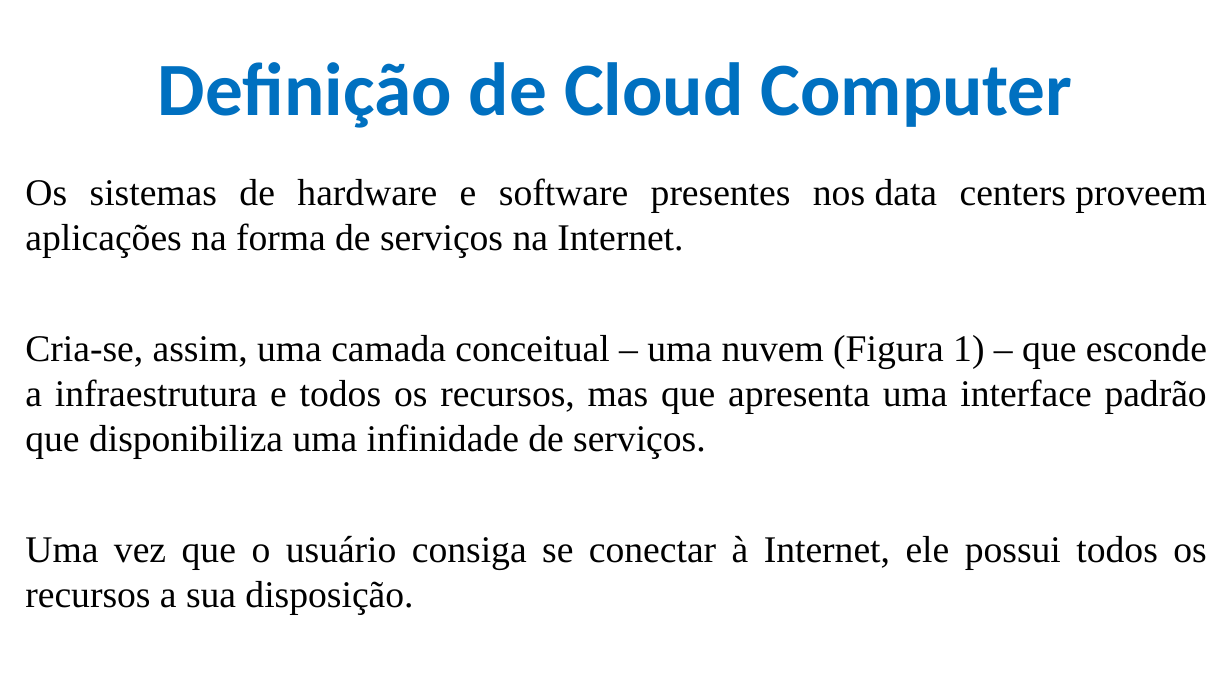
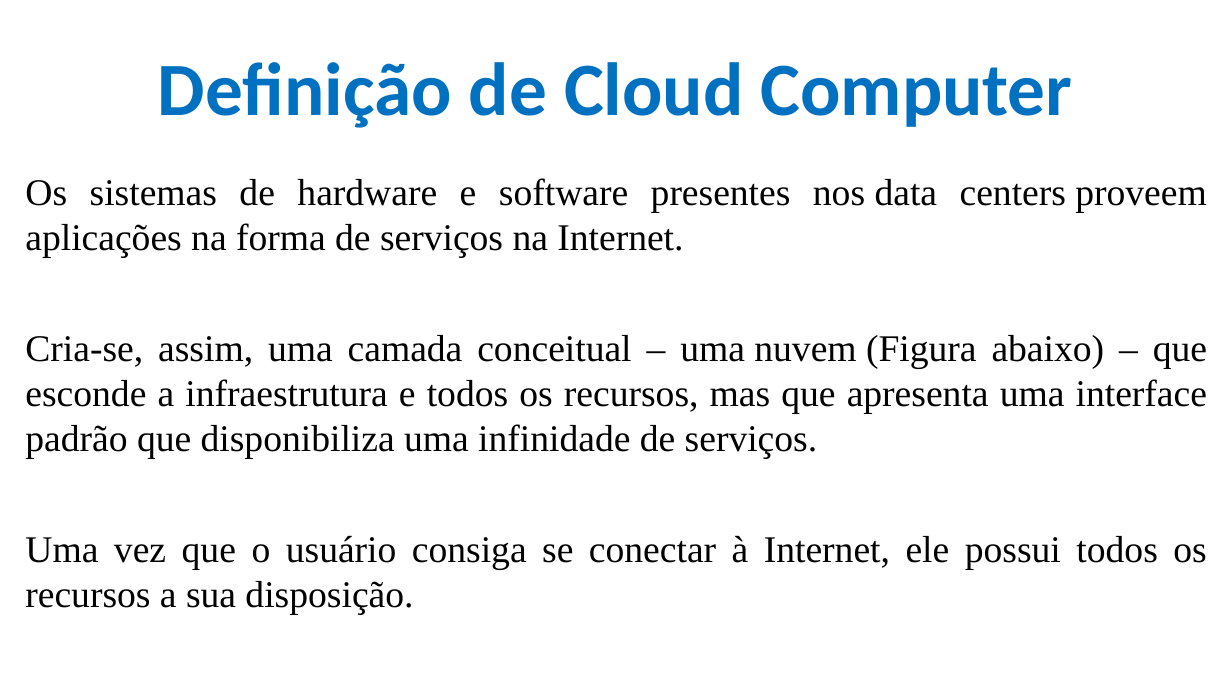
Before and after one commit to CloudEducationBrazil/WydenComputacaoNuvemWebServicesLinux, a slide deck: slide 13 of 01 Classes/Aula 01 - Computação em Nuvem e Web Services em Linux.pptx (slide 12 before the commit). Drawn at 1232x693 pixels with LibreOffice and Linux fonts; fonts in the diff are those of the drawing; background and template pictures are left out. Boxes give left, top, right and bottom in pixels: in the first picture for what was removed or moved away, otherwise in the second. Text is boxed around its words. In the diff, an @@ line names an element or a change of style, - is before the commit and + after.

Commit message:
Aula 01 Cloud Computer + Atividades

```diff
--- a/01 Classes/Aula 01 - Computação em Nuvem e Web Services em Linux.pptx
+++ b/01 Classes/Aula 01 - Computação em Nuvem e Web Services em Linux.pptx
@@ text at [25, 335, 1207, 459]: text changed @@
-Cria-se, assim, uma camada conceitual – uma nuvem (Figura 1) – que esconde a infraestrutura e todos os recursos, mas que apresenta uma interface padrão que disponibiliza uma infinidade de serviços.
+Cria-se, assim, uma camada conceitual – uma nuvem (Figura abaixo) – que esconde a infraestrutura e todos os recursos, mas que apresenta uma interface padrão que disponibiliza uma infinidade de serviços.
```
Also in this commit, not shown: 5 other slides changed, 1 slide added.
